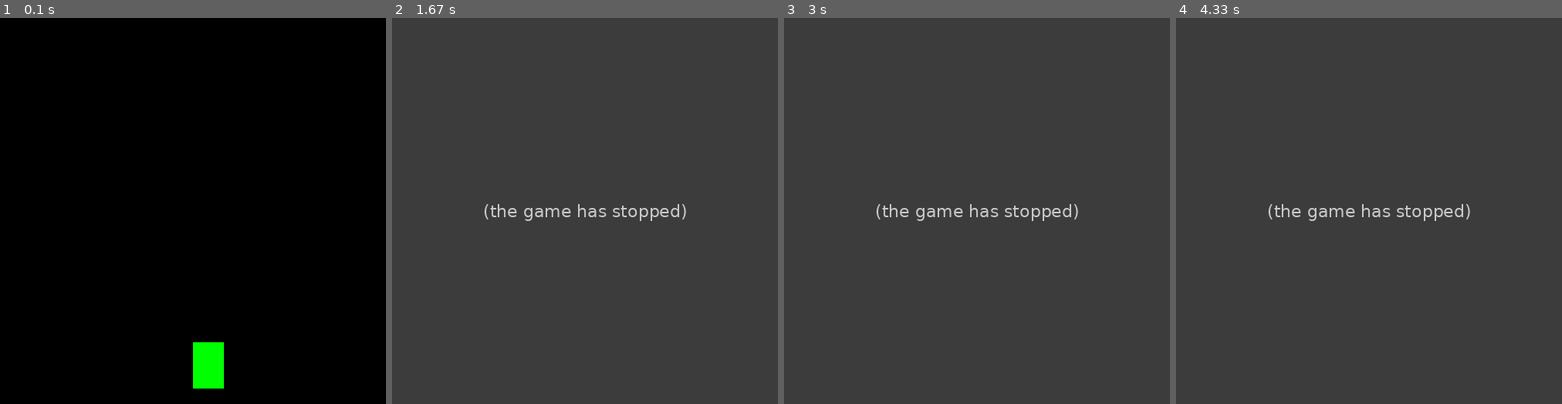
Above: before the commit, frames 1-4 (left to right).
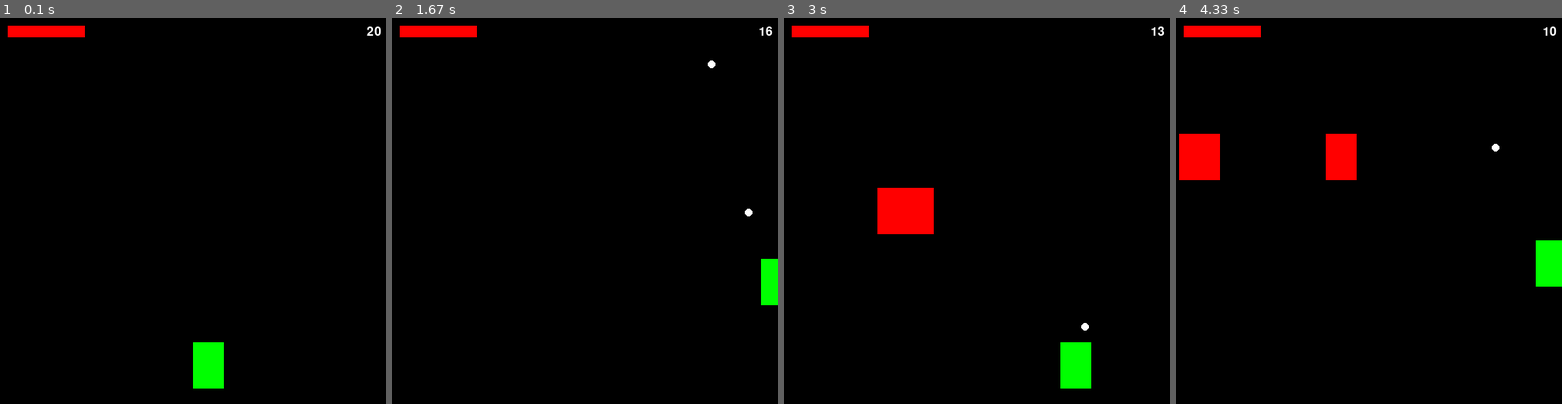
Above: after the commit, the same moments.

Repository: Countern/pygame-space-shooter
Game: pygame game, started from game.py
Same seed, same stepped clock (60 frames per second), same inputs: the game is played once before the commit and once after it.
Inputs:
- Up to frame 1 (0.1 s): no input
- Up to frame 2 (1.67 s): tap Space at 0.33, 0.73, 1.03, 1.23, 1.57 s; hold Right 0.67-1.13 s; hold Up 1.17-1.47 s; hold Right from 1.5 s (still down)
- Up to frame 3 (3 s): tap Space at 1.87, 2.07, 2.37, 2.63, 2.97 s; release Right at 1.97 s; hold Left 2-2.53 s; hold Down 2.57-2.87 s; hold Left from 2.9 s (still down)
- Up to frame 4 (4.33 s): tap Space at 3.27, 3.4, 3.8, 4.1 s; release Left at 3.3 s; hold Up 3.33-3.7 s; hold Right from 3.73 s (still down)

The runs differ from the first frame. In frame 1, 0.7% of the frame differs, in the area x 2-99%, y 2-5%; in frame 2, 100%, in the area x 0-100%, y 0-100%; in frame 3, 100%; in frame 4, 100%.
Error before the commit: TypeError: Bullet.move() takes 1 positional argument but 2 were given (Classes.py line 16); the game stopped at 0.33 s (later frames are placeholders)

Commit message:
enemies spawn in groups of 4, health hud, ammo text, ammo implemented, enemies now move side to side

Diff:
--- a/Classes.py
+++ b/Classes.py
@@ -1,4 +1,6 @@
 import pygame
+import random
+import math
 
 class Bullet( object ):
     def __init__( self, x, y, radius, color ):
@@ -10,12 +12,10 @@
         self.hitbox = ( self.x, self.y, self.radius )
         self.die = False
 
-    def draw(self, args):
-        # orig arg: self, window, screenSize
-        # args: 0 = window; 1 = screenSize
-        self.move(args[1])
+    def draw(self, window):
+        self.move()
         self.hitbox = ( self.x, self.y, self.radius )
-        pygame.draw.circle( args[0], self.color, ( self.x, self.y ), self.radius )
+        pygame.draw.circle( window, self.color, ( self.x, self.y ), self.radius )
 
     def move(self):
         if self.y >= 0 - self.radius:
@@ -31,33 +31,41 @@
         self.height = height
         self.speed = 12
         self.hitbox = ( self.x, self.y, self.width, self.height )
-        self.hp = 100
+        self.hp = 20
         self.ammo = 20
         self.xdir = 0
         self.ydir = 0
 
-    def draw(self, window):
+    def draw(self, window, font):
         self.move()
         self.hitbox = ( self.x, self.y, self.width, self.height )
         pygame.draw.rect( window, ( 0,255,0 ), ( self.x, self.y, self.width, self.height ) )
+
+        ammoText = font.render( str(self.ammo), True, ( 255,255,255 ) )
+        window.blit( ammoText, ( 475, 10 ) )
+
+        pygame.draw.rect( window, ( 100,100,100 ), ( 10,10,100,15 ) )
+        pygame.draw.rect( window, ( 255,0,0 ), ( 10,10,5 * self.hp,15 ) )
 
     def move(self):
         if self.xdir > 0: # right
             self.x += self.speed
         elif self.xdir < 0: # left
             self.x -= self.speed
+
         if self.ydir > 0: # down
             self.y += self.speed
         elif self.ydir < 0: # up
             self.y -= self.speed
 
     def shoot(self, bullets):
-        #if self.ammo > 0:
-            #self.ammo -= 1
-        bullets.append( Bullet( round(self.x + ( self.width / 2 )), self.y, 5, ( 255,255,255 ) ) )
+        if self.ammo > 0:
+            self.ammo -= 1
+            bullets.append( Bullet( round(self.x + ( self.width / 2 )), self.y, 5, ( 255,255,255 ) ) )
 
     def hit(self):
-        print("I've been hit by an enemy!")
+        if self.hp > 0:
+            self.hp -= 1
 
 class Enemy(object):
     def __init__( self, x, y, width, height ):
@@ -65,7 +73,8 @@
         self.y = y
         self.width = width
         self.height = height
-        self.speed = 10
+        self.speed = 7
+        self.xdir = 0
         self.hitbox = ( self.x, self.y, self.width, self.height )
         self.canDamage = True
         self.die = False
@@ -81,3 +90,13 @@
             self.y += self.speed
         else:
             self.die = True
+
+        if self.xdir < 0:
+            self.x -= math.floor(self.speed / 3)
+        elif self.xdir > 0:
+            self.x += math.floor(self.speed / 3)
+
+        if self.x + self.width >= screenSize[0]:
+            self.xdir = -1
+        elif self.x <= 0:
+            self.xdir = 1
--- a/game.py
+++ b/game.py
@@ -12,6 +12,7 @@
 canShoot = True
 shootCount = 0
 font = pygame.font.SysFont( None, 24 )
+random.seed(100)
 
 window = pygame.display.set_mode(screenSize)
 clock = pygame.time.Clock()
@@ -20,18 +21,22 @@
 # Functions
 def DrawWindow():
     window.fill( (0,0,0) )
-    player.draw(window)
+    player.draw(window, font)
     for enemy in enemies:
         enemy.draw((window, screenSize))
     for bullet in bullets:
-        bullet.draw((window, screenSize))
+        bullet.draw(window)
 
     pygame.display.update()
 def SpawnEnemy():
-    enemy = Classes.Enemy( 0,0, 40, 60 )
-    enemy.x = random.randint( 0, screenSize[1] - enemy.width )
-    enemy.y = 0 - enemy.height
-    enemies.append( enemy )
+    for x in range(4):
+        positionX = random.randint(0, screenSize[1] - 40)
+        enemy = Classes.Enemy(positionX,-60, 40, 60)
+        if random.random() >= 0.5:
+            enemy.xdir = -1
+        else:
+            enemy.xdir = 1
+        enemies.append(enemy)
 
 player = Classes.Player( round(screenSize[0] / 2), 420, 40, 60 )
 enemies = []
@@ -45,6 +50,7 @@
         SpawnEnemy()
         spawnCount = 0
 
+    # Player shooting cooldown
     if canShoot == False:
         shootCount += 1
         if shootCount >= 10:
@@ -77,7 +83,7 @@
             enemies.pop( enemies.index(enemy) )
             break
 
-    # Player movement handler
+    # Player keyse handler
     keys = pygame.key.get_pressed()
     if keys[pygame.K_LEFT] or keys[pygame.K_a] and player.hitbox[0] > 0:
         player.xdir = -1
